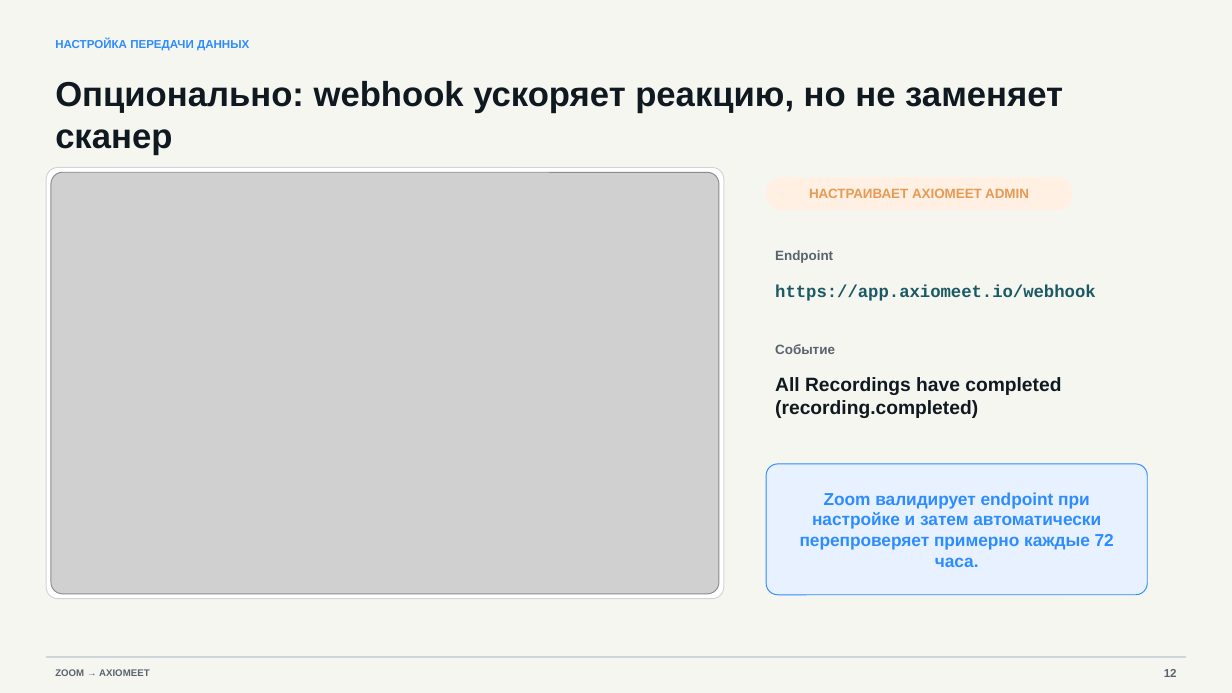
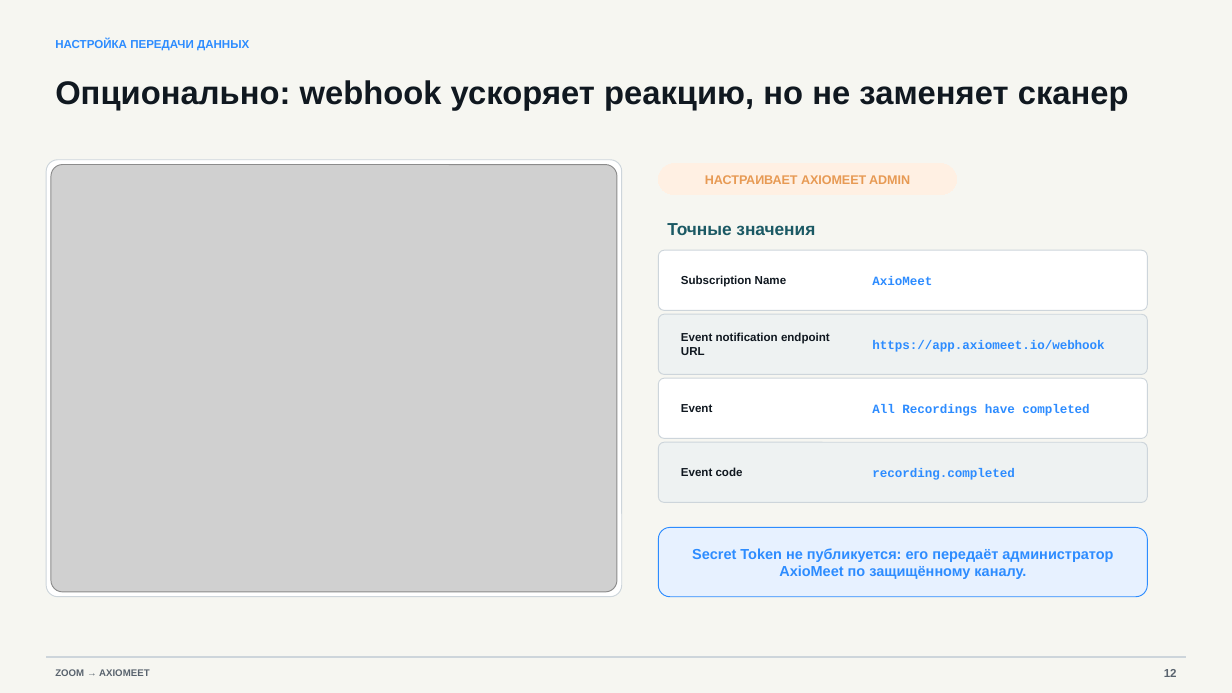
Before and after one commit to tomashevanatalia-tech/axiomeet-web, a slide deck: slide 12 of public/docs/Zoom_AxioMeet_setup_RU.pptx. Drawn at 1232x693 pixels with LibreOffice and Linux fonts; fonts in the diff are those of the drawing; grey boxes stand for pictures. Boxes give left, top, right and bottom in pixels: in the first picture for what was removed or moved away, otherwise in the second. Text is boxed around its words. In the diff, an @@ line names an element or a change of style, - is before the commit and + after.

Commit message:
Add copy-ready Zoom setup values (#13)
Add exact copy-ready values for Zoom and AxioMeet setup, require separate participant audio, document Senate and FOXMetoD variants, and update the downloadable presentation.

```diff
--- a/public/docs/Zoom_AxioMeet_setup_RU.pptx
+++ b/public/docs/Zoom_AxioMeet_setup_RU.pptx
@@ text "Опционально: webhook ускоряет реакцию, но ..." at [55,80,1129,111]: size 27 to 25.5 pt @@
@@ rounded rectangle: place and size @@
-rounded rectangle at [46,167,724,599]
+rounded rectangle at [46,160,622,597]
@@ rounded rectangle at [46,160,622,597]: proportions changed @@
@@ picture: place and size @@
-picture at [51,172,719,593]
+picture at [51,165,616,592]
@@ text "НАСТРАИВАЕТ AXIOMEET ADMIN": place and size @@
-text "НАСТРАИВАЕТ AXIOMEET ADMIN" at [809,188,1029,198]
+text "НАСТРАИВАЕТ AXIOMEET ADMIN" at [705,175,910,184]
@@ text "НАСТРАИВАЕТ AXIOMEET ADMIN" at [705,175,910,184]: size 10.5 to 9.8 pt @@
@@ rounded rectangle: place and size @@
-rounded rectangle at [766,177,1072,210]
+rounded rectangle at [658,164,957,194]
@@ text added at [667,223,815,235], 13.5 pt, text #1B5964, bold @@
+Точные значения
@@ rounded rectangle added at [658,250,1147,311], fill #FFFFFF, outline #CDD5DB 0.75 pt @@
@@ text removed at [775,250,833,263] @@
-Endpoint
@@ text added at [681,275,786,287], 9 pt, text #101820, bold @@
+Subscription Name
@@ text added at [872,276,932,285], 9.8 pt, text #2D8CFF, bold @@
+AxioMeet
@@ rounded rectangle added at [658,314,1147,374], fill #EEF2F2, outline #CDD5DB 0.75 pt @@
@@ text "https://app.axiomeet.io/webhook": place and size @@
-text "https://app.axiomeet.io/webhook" at [775,285,1096,301]
+text "https://app.axiomeet.io/webhook" at [872,340,1104,352]
@@ text "https://app.axiomeet.io/webhook" at [872,340,1104,352]: size 13.5 to 9.8 pt, text colour #1B5964 to #2D8CFF; vertical alignment top to middle @@
@@ text added at [681,332,830,355], 9 pt, text #101820, bold @@
+Event notification endpoint URL
@@ text removed at [775,344,835,354] @@
-Событие
@@ rounded rectangle added at [658,378,1147,438], fill #FFFFFF, outline #CDD5DB 0.75 pt @@
@@ text "All Recordings have completed": place and size @@
-text "All Recordings have completed" at [775,377,1061,418]
+text "All Recordings have completed" at [872,404,1089,416]
@@ text "All Recordings have completed" at [872,404,1089,416]: size 15 to 9.8 pt, font Arial to Courier New, text colour #101820 to #2D8CFF; vertical alignment top to middle @@
@@ text added at [681,404,712,412], 9 pt, text #101820, bold @@
+Event
@@ text at [775,400,978,418]: paragraph removed @@
-(recording.completed)
@@ rounded rectangle added at [658,443,1147,503], fill #EEF2F2, outline #CDD5DB 0.75 pt @@
@@ text added at [681,467,743,476], 9 pt, text #101820, bold @@
+Event code
@@ text added at [872,468,1014,480], 9.8 pt, text #2D8CFF, bold @@
+recording.completed
@@ text removed at [800,492,1114,567] @@
-Zoom валидирует endpoint при настройке и затем автоматически перепроверяет примерно каждые 72 часа.
@@ rounded rectangle at [658,528,1147,597]: proportions changed @@
@@ rounded rectangle: place and size @@
-rounded rectangle at [766,464,1147,595]
+rounded rectangle at [658,528,1147,597]
@@ text added at [692,548,1113,579], 11.2 pt, text #2D8CFF, bold @@
+Secret Token не публикуется: его передаёт администратор AxioMeet по защищённому каналу.
```
Also in this commit, not shown: 5 other slides changed, 4 slides added, 4 slides removed, 2 other files.
